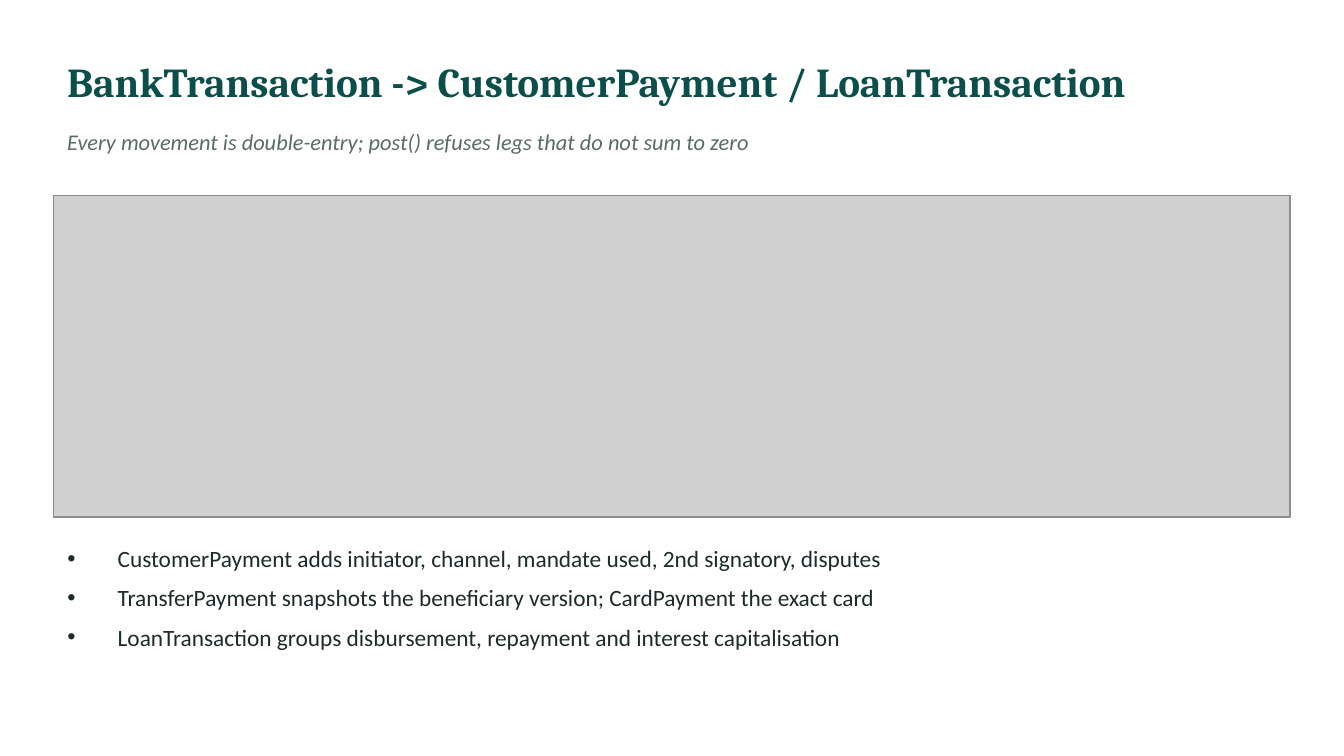
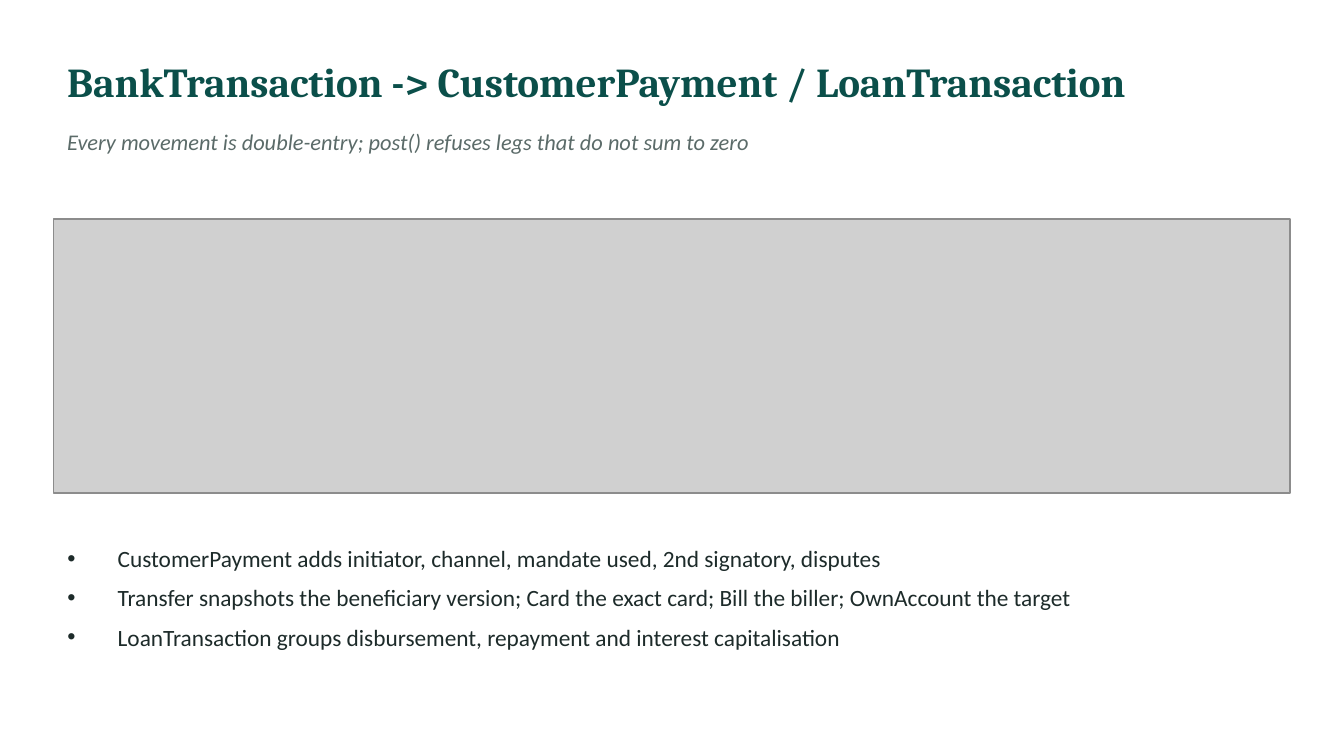
Before and after one commit to l255668-hash/commercial-banking, a slide deck: slide 6 of docs/Viva_Presentation.pptx. Drawn at 1344x756 pixels with LibreOffice and Linux fonts; fonts in the diff are those of the drawing; grey boxes stand for pictures. Boxes give left, top, right and bottom in pixels: in the first picture for what was removed or moved away, otherwise in the second. Text is boxed around its words. In the diff, an @@ line names an element or a change of style, - is before the commit and + after.

```diff
--- a/docs/Viva_Presentation.pptx
+++ b/docs/Viva_Presentation.pptx
@@ picture: place and size @@
-picture at (54,195,1290,516)
+picture at (54,219,1290,493)
@@ text at (118,589,1071,610): text changed @@
-• TransferPayment snapshots the beneficiary version; CardPayment the exact card
+• Transfer snapshots the beneficiary version; Card the exact card; Bill the biller; OwnAccount the target
```
Also in this commit, not shown: 4 other slides changed, 1 slide added, 21 other files.
